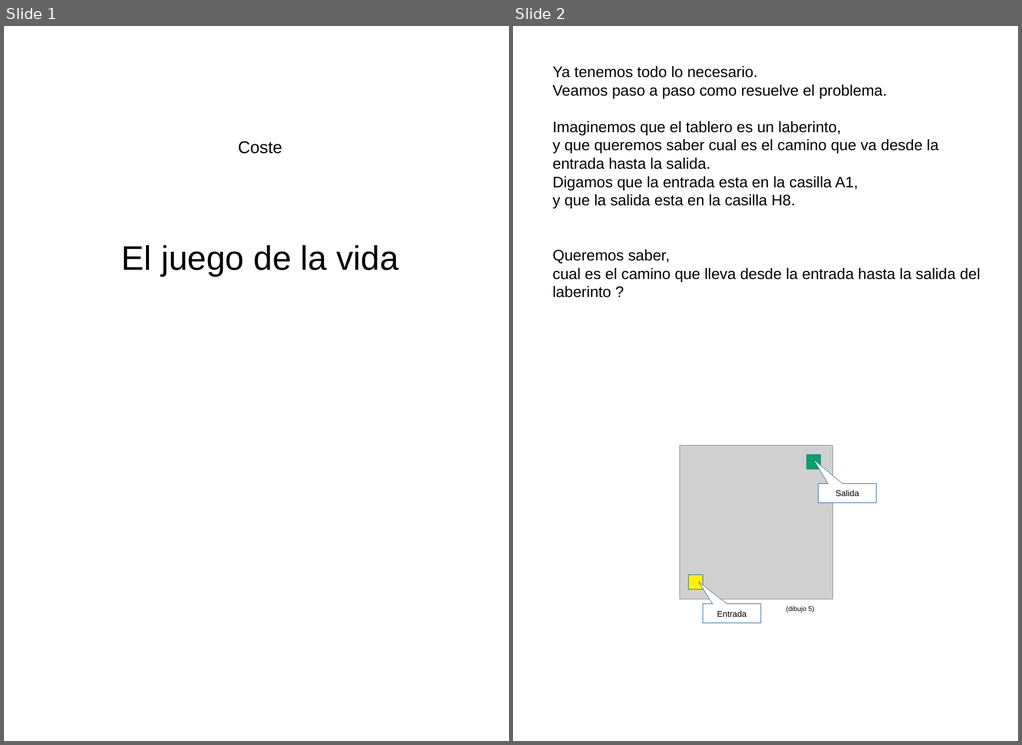
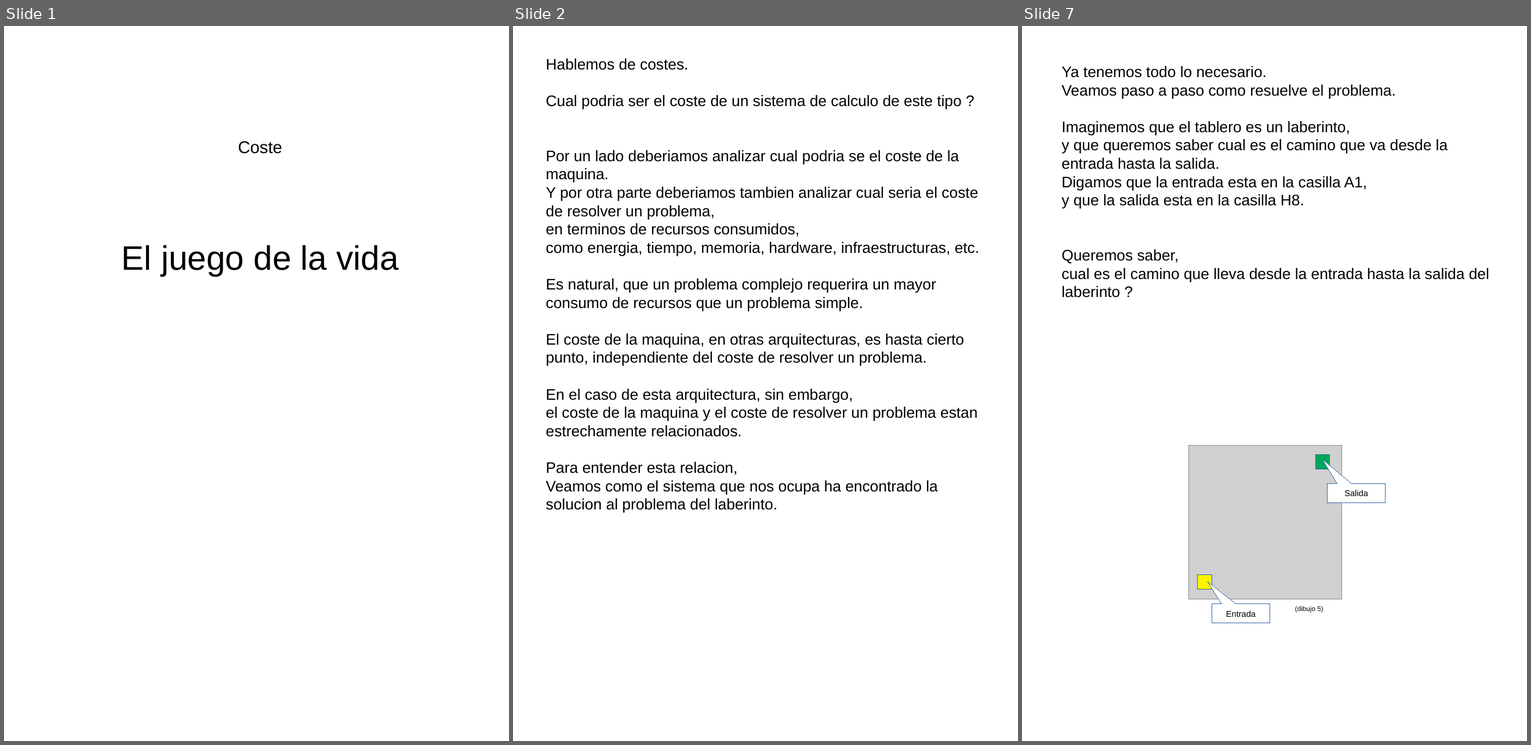
Before and after one commit to fabhrius/La-Cosa, a slide deck: capitulos/Coste/Coste.odp. Shown side by side, each under a label of ours: slides 1 and 2 before the commit, slides 1, 2 and 7 after it; the slides between them are not shown. The pictures are 1022x745 and 1531x745 pixels, drawn with LibreOffice and Linux fonts; fonts in the diff are those of the drawing; grey boxes stand for pictures. Boxes give left, top, right and bottom in pixels: in the first picture for what was removed or moved away, otherwise in the second. Text is boxed around its words. In the diff, an @@ line names an element or a change of style, - is before the commit and + after.

Commit message:
Coste.odp - inicio

```diff
--- a/capitulos/Coste/Coste.odp
+++ b/capitulos/Coste/Coste.odp
@@ slide 2 added at (x1=513, y1=26, x2=1018, y2=741), background #FFFFFF @@
@@ text added at (x1=546, y1=58, x2=979, y2=492), 18 pt, text #000000 @@
+Hablemos de costes.
+Cual podria ser el coste de un sistema de calculo de este tipo ?
+Por un lado deberiamos analizar cual podria se el coste de la maquina.
+Y por otra parte deberiamos tambien analizar cual seria el coste de resolver un problema,
+en terminos de recursos consumidos,
+como energia, tiempo, memoria, hardware, infraestructuras, etc.
+Es natural, que un problema complejo requerira un mayor consumo de recursos que un problema simple.
+El coste de la maquina, en otras arquitecturas, es hasta cierto punto, independiente del coste de resolver un problema.
+En el caso de esta arquitectura, sin embargo,
+el coste de la maquina y el coste de resolver un problema estan estrechamente relacionados.
+Para entender esta relacion,
+Veamos como el sistema que nos ocupa ha encontrado la solucion al problema del laberinto.
@@ what was slide 2 is now slide 7 @@
```
Also in this commit, not shown: 4 other slides added, 1 other file.
